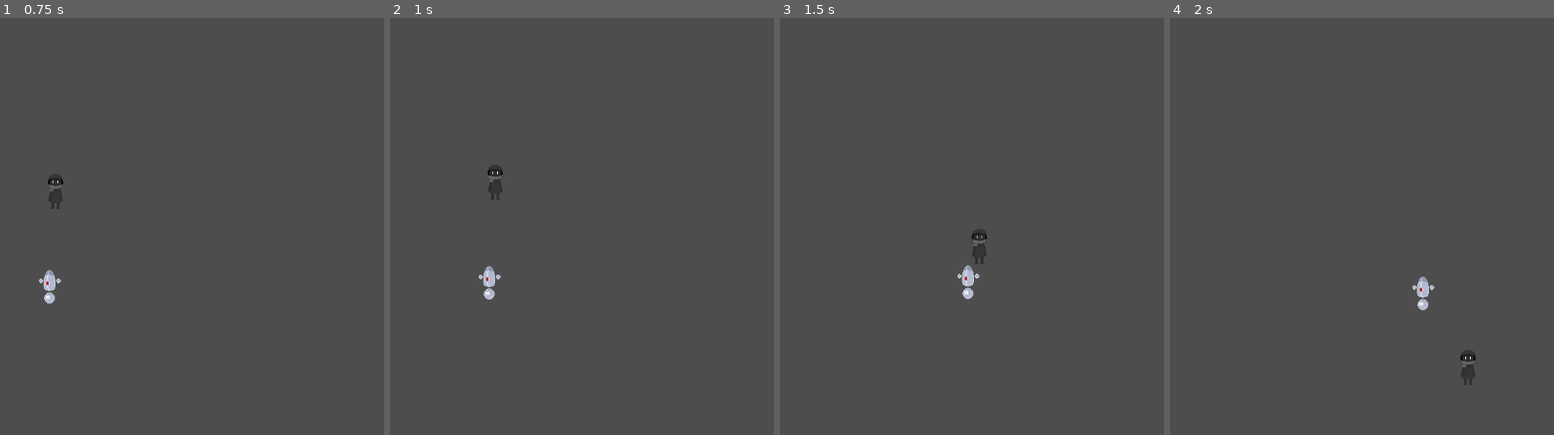
Above: before the commit, frames 1-4 (left to right).
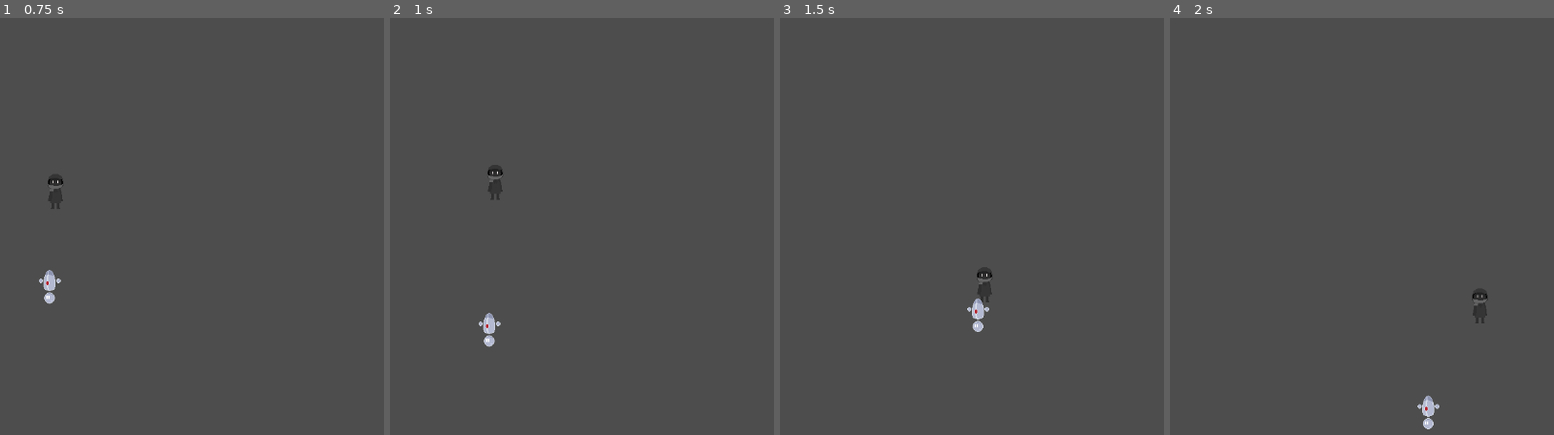
Above: after the commit, the same moments.

Repository: miniaturity/campfire-nyc
Game: Godot game, scene res://scenes/test_scene.tscn
Two runs of this game, one before a commit and one after it. Both use one fixed random seed, a clock stepped at 60 frames per second and the inputs below. The project has no main scene, so this scene is started directly.
Inputs:
- Up to frame 1 (0.75 s): tap Enter (ui_accept) at 0.5 s; hold Right (ui_right) from 0.53 s (still down); hold E (switch_controls) from 0.53 s (still down)
- Up to frame 2 (1 s): keep holding Right (ui_right); keep holding E (switch_controls); tap Enter (ui_accept) at 0.77 s
- Up to frame 3 (1.5 s): keep holding Right (ui_right); release E (switch_controls) at 1.28 s; tap E (switch_controls) at 1.35 s
- Up to frame 4 (2 s): keep holding Right (ui_right); tap Enter (ui_accept) at 1.52 s

Frame 1 is identical in both runs. In frame 2, 0.4% of the frame differs, in the area x 23-29%, y 59-79%; in frame 3, 0.7%, in the area x 46-56%, y 51-76%; in frame 4, 0.7%.

Commit message:
robot player wasn't using the correct jump velocity number, oops

Diff:
--- a/src/robot_player.gd
+++ b/src/robot_player.gd
@@ -1,7 +1,7 @@
 extends CharacterBody2D
 
 const SPEED = 300.0
-const JUMP_VELOCITY = -400.0
+const JUMP_VELOCITY = 400.0
 
 var in_control: bool = false
 
